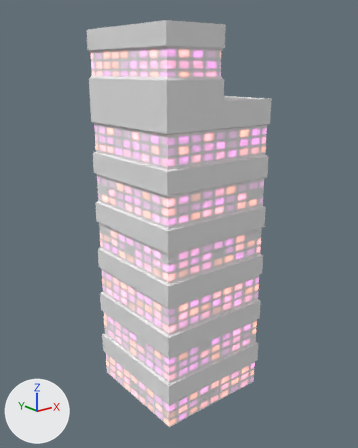
The FBX model Assets/Models/BuildingHalfRoof.fbx as it was, and as the next commit left it.
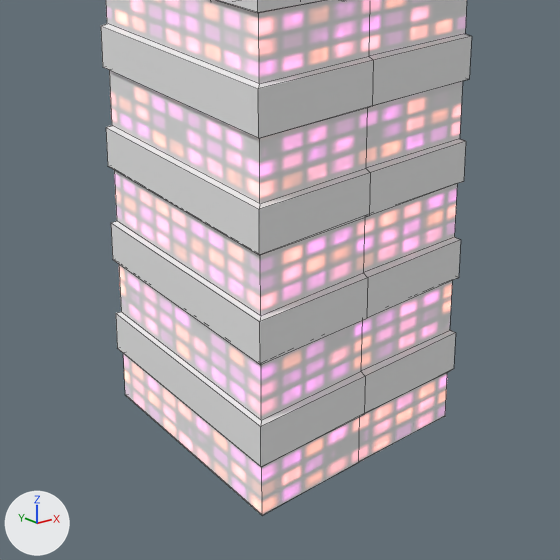
There are two pictures of each version: one whole from a 50 mm camera at (-4.95, 16.93, 5.43) aimed at (-0.01, 23.11, 2.96), one close up on the part from 14% to 86% of the width and 43% to 100% of the height. Arrows for +X, +Y and +Z are at lower left; the lights stay in place. The last two pictures show the newer version. The close-ups show mesh edges as thin lines. Where no turn or scale is listed for an object, it has been applied to the vertices.

Names of what the first close-up shows: 'BuildingHalfRoof'.
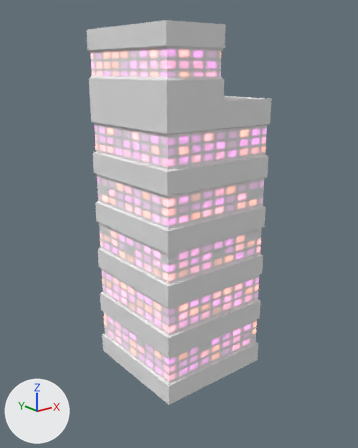
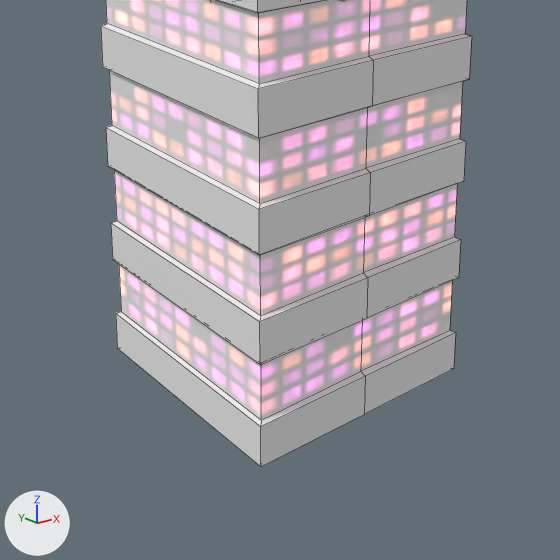
The newer file is also turned or shifted as a whole; pictures and numbers use the older file's frame.

Location of each change, (x1, y1, x2, y2) in pixels of the close-ups (560 x 560 px):
'BuildingHalfRoof', reshaped: before (101, 0, 472, 515); after (101, 0, 472, 467)
part 1 of me_buildinghalfroof, cut back: before (123, 353, 453, 515)

Edits to the bpy script that builds the scene:
```text
Change me_buildinghalfroof:
    used by ob_buildinghalfroof; location = (0.0, 23.12, 0.0)
    remove me_buildinghalfroof.from_pydata(...)  # 170 vertices, 166 faces; spans x -1.0..1.0, y -1.0..1.0, z 0.0..6.0
    add me_buildinghalfroof.from_pydata(...)  # 153 vertices, 154 faces; spans x -1.0..1.0, y -1.0..1.0, z 0.46..6.0
    me_buildinghalfroof part 1
    18 vertices are removed from x -0.97..0.97, y -0.97..0.97, z 0.0..0.42
    18 faces are deleted
    1 vertex is added at (0.0, 0.0, 0.46)
    6 new faces join them
```
